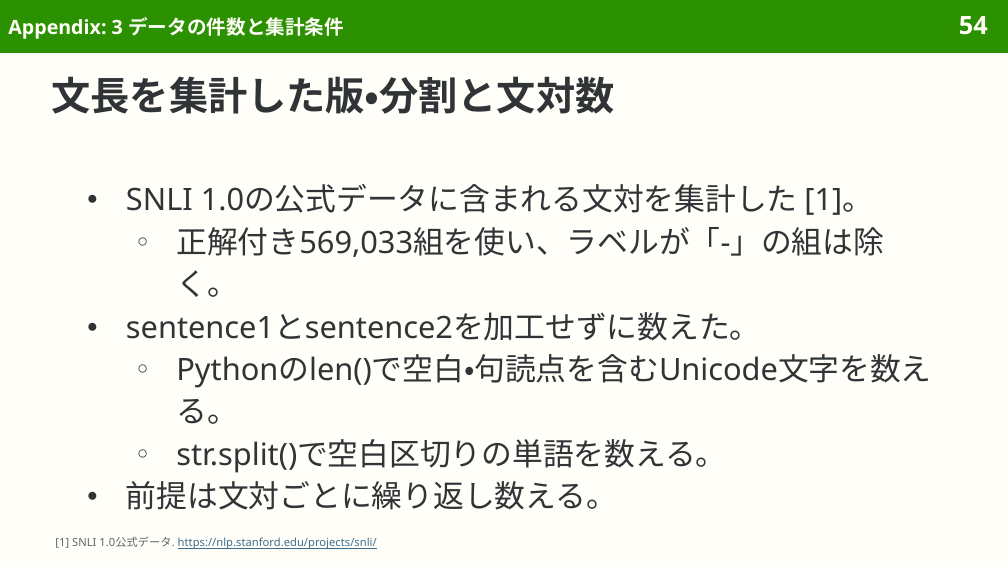
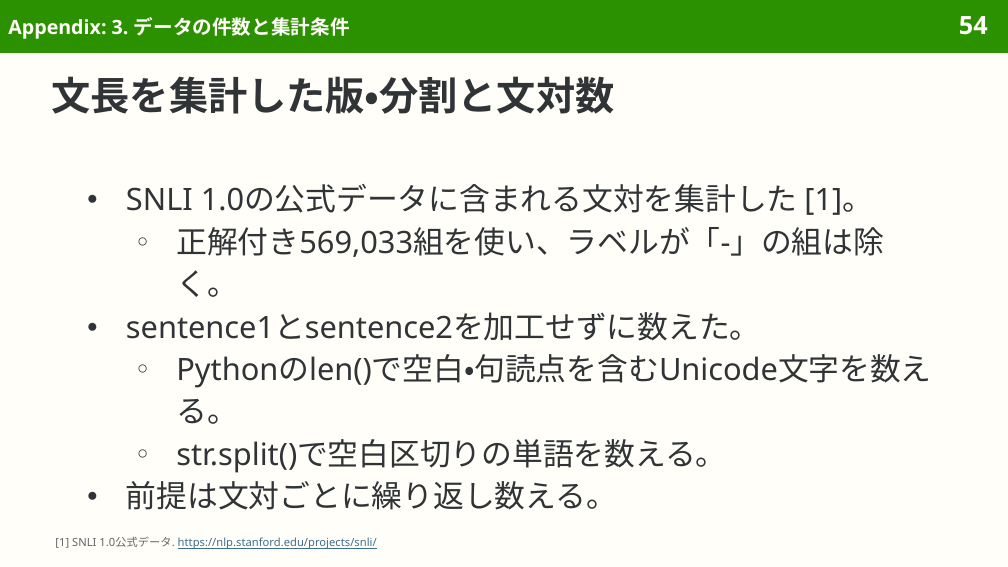
Before and after one commit to sasakiy84/datasets-in-10-minutes, a slide deck: slide 54 of slides/datasets-in-10-minutes-snli.pptx. Drawn at 1008x567 pixels with LibreOffice and Linux fonts; fonts in the diff are those of the drawing. Boxes give left, top, right and bottom in pixels: in the first picture for what was removed or moved away, otherwise in the second. Text is boxed around its words. In the diff, an @@ line names an element or a change of style, - is before the commit and + after.

```diff
--- a/slides/datasets-in-10-minutes-snli.pptx
+++ b/slides/datasets-in-10-minutes-snli.pptx
@@ title at <box>8,17,350,39</box>: text changed @@
-Appendix: 3 データの件数と集計条件
+Appendix: 3. データの件数と集計条件
```
Also in this commit, not shown: 67 other slides changed, 11 other files.
